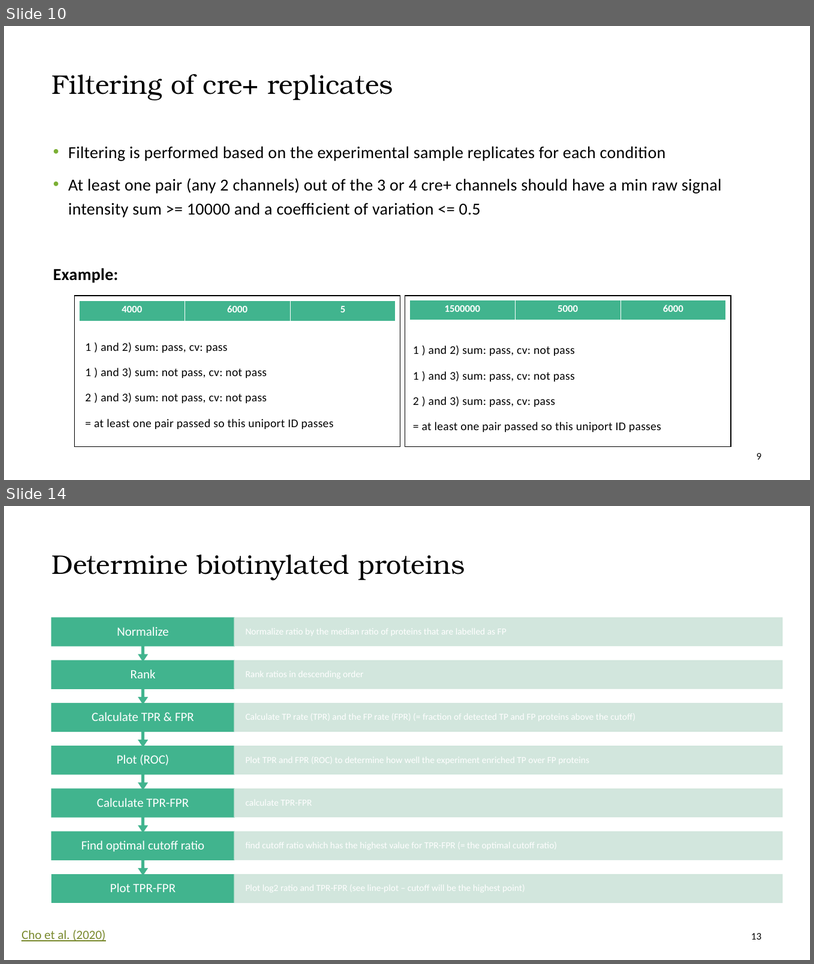
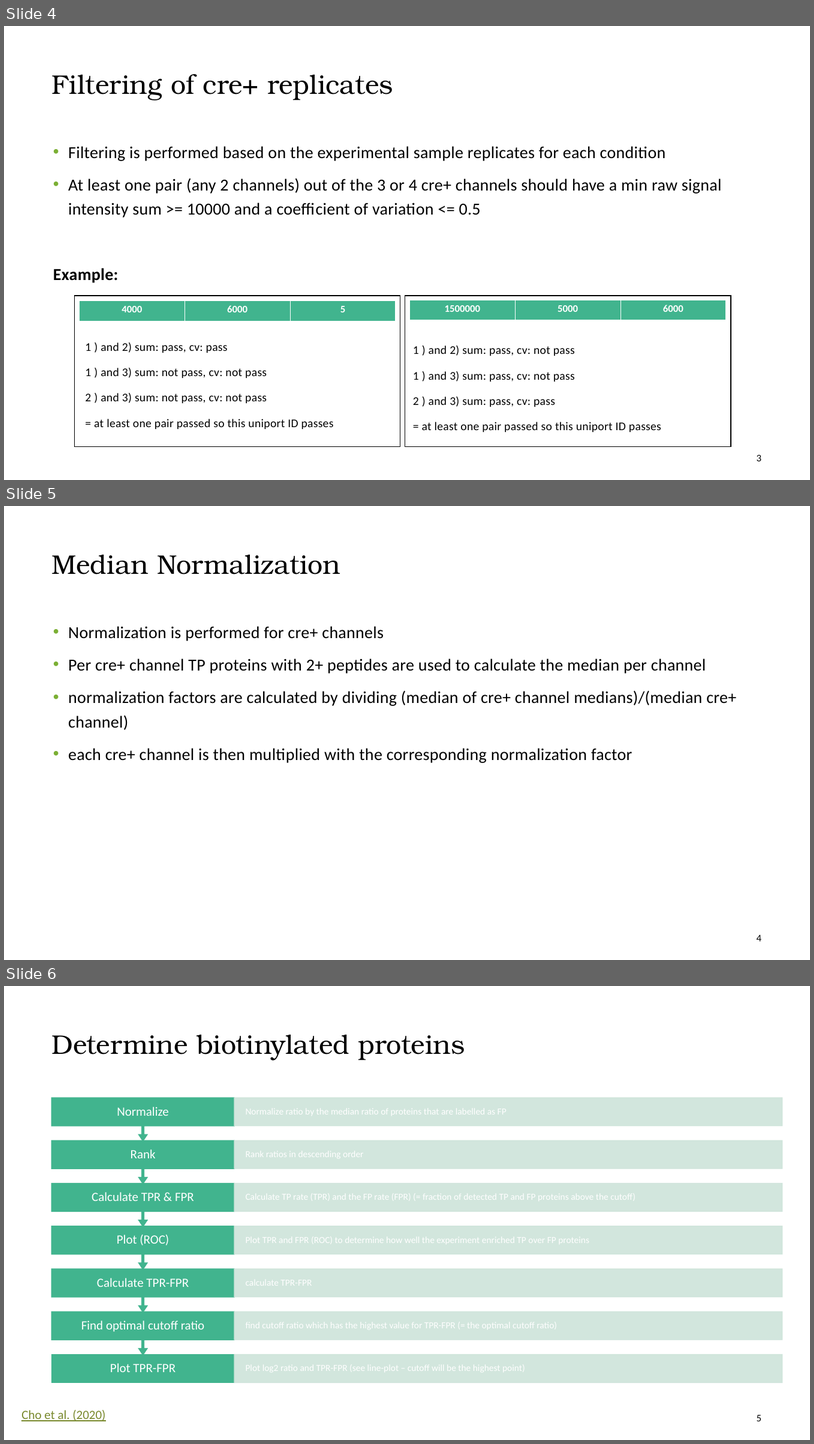
Before and after one commit to vinogradova-lab/cell-type-specific-proximity-labeling, a slide deck: turboid_analysis_walkthrough.pptx. Shown one above the other, each under a label of ours: slides 10 and 14 before the commit, slides 4, 5 and 6 after it; the slides between them are not shown. The pictures are 814x964 and 814x1444 pixels, drawn with LibreOffice and Linux fonts; fonts in the diff are those of the drawing. Boxes give left, top, right and bottom in pixels: in the first picture for what was removed or moved away, otherwise in the second. Text is boxed around its words. In the diff, an @@ line names an element or a change of style, - is before the commit and + after.

```diff
--- a/turboid_analysis_walkthrough.pptx
+++ b/turboid_analysis_walkthrough.pptx
@@ slide 5 added at (4,506,810,960), background #FFFFFF @@
@@ title added at (51,555,341,574), 32 pt, text #000000 @@
+Median Normalization
@@ text added at (68,626,737,763), 20 pt, text #000000 @@
+• Normalization is performed for cre+ channels
+• Per cre+ channel TP proteins with 2+ peptides are used to calculate the median per channel
+• normalization factors are calculated by dividing (median of cre+ channel medians)/(median cre+ channel)
+• each cre+ channel is then multiplied with the corresponding normalization factor
@@ page number added at (757,934,762,941), 12 pt, text #000000 @@
+4
@@ what was slide 10 is now slide 4 @@
@@ page number at (757,454,762,461): text changed @@
-9
+3
@@ what was slide 14 is now slide 6 @@
@@ page number at (757,1414,762,1421): text changed @@
-13
+5
```
Also in this commit, not shown: 3 slides changed, 5 other slides added, 2 other files.
